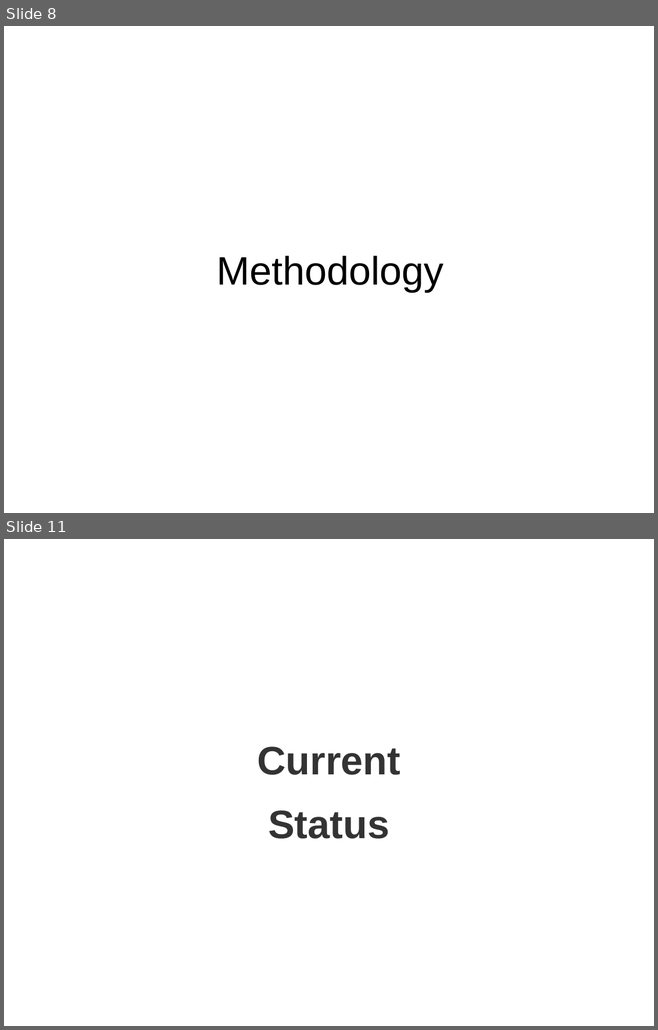
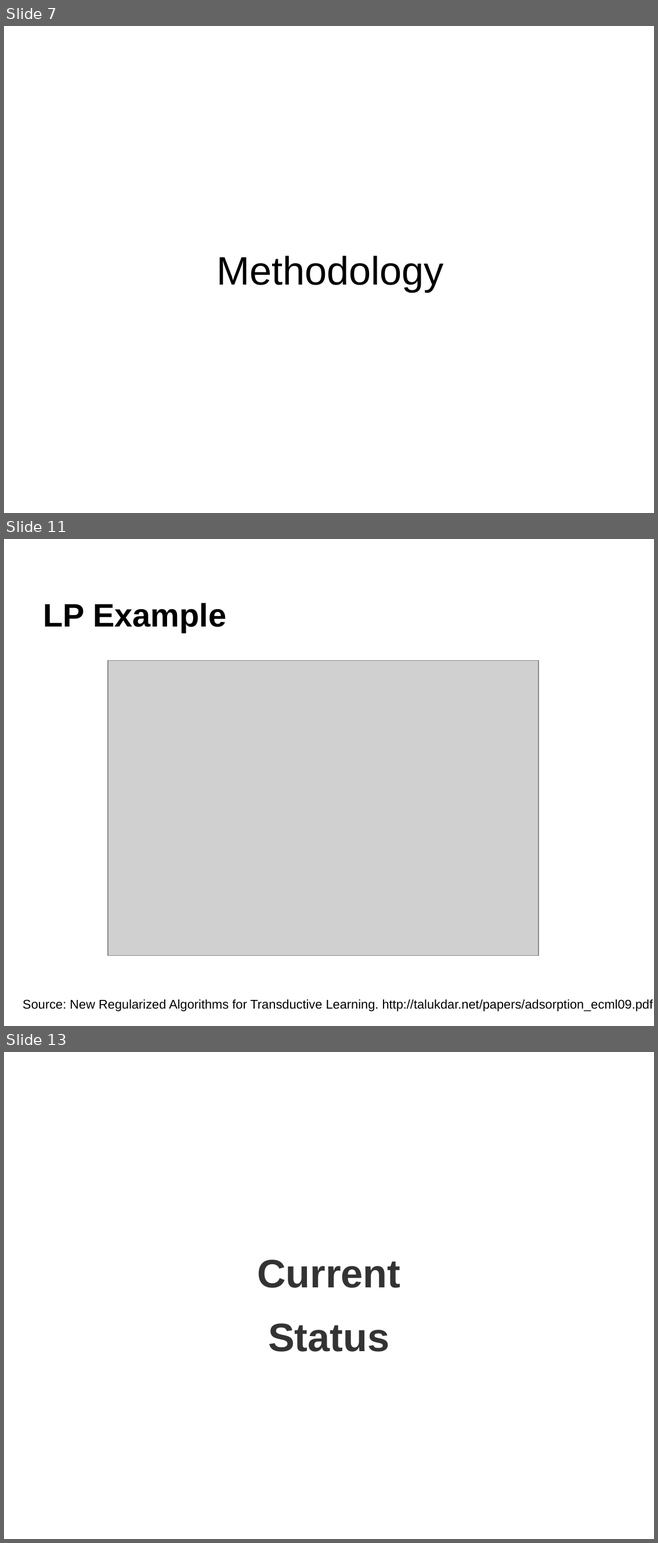
Before and after one commit to raptros/gmm-project-2012, a slide deck: presentation/gmm-2012-presentation.pptx. Shown one above the other, each under a label of ours: slides 8 and 11 before the commit, slides 7, 11 and 13 after it; the slides between them are not shown. The pictures are 658x1030 and 658x1543 pixels, drawn with LibreOffice and Linux fonts; fonts in the diff are those of the drawing; grey boxes stand for pictures. Boxes give left, top, right and bottom in pixels: in the first picture for what was removed or moved away, otherwise in the second. Text is boxed around its words. In the diff, an @@ line names an element or a change of style, - is before the commit and + after.

```diff
--- a/presentation/gmm-2012-presentation.pptx
+++ b/presentation/gmm-2012-presentation.pptx
@@ slide 11 added at (4, 539, 654, 1026), background #FFFFFF @@
@@ title added at (43, 603, 226, 632), 36 pt, text #000000, bold @@
+LP Example
@@ picture added at (108, 660, 538, 955) @@
@@ text added at (23, 1000, 653, 1012), 14 pt, text #000000 @@
+Source: New Regularized Algorithms for Transductive Learning. http://talukdar.net/papers/adsorption_ecml09.pdf
@@ what was slide 8 is now slide 7 @@
@@ what was slide 11 is now slide 13 @@
```
Also in this commit, not shown: 12 slides changed, 1 other slide added, 2 slides removed.
